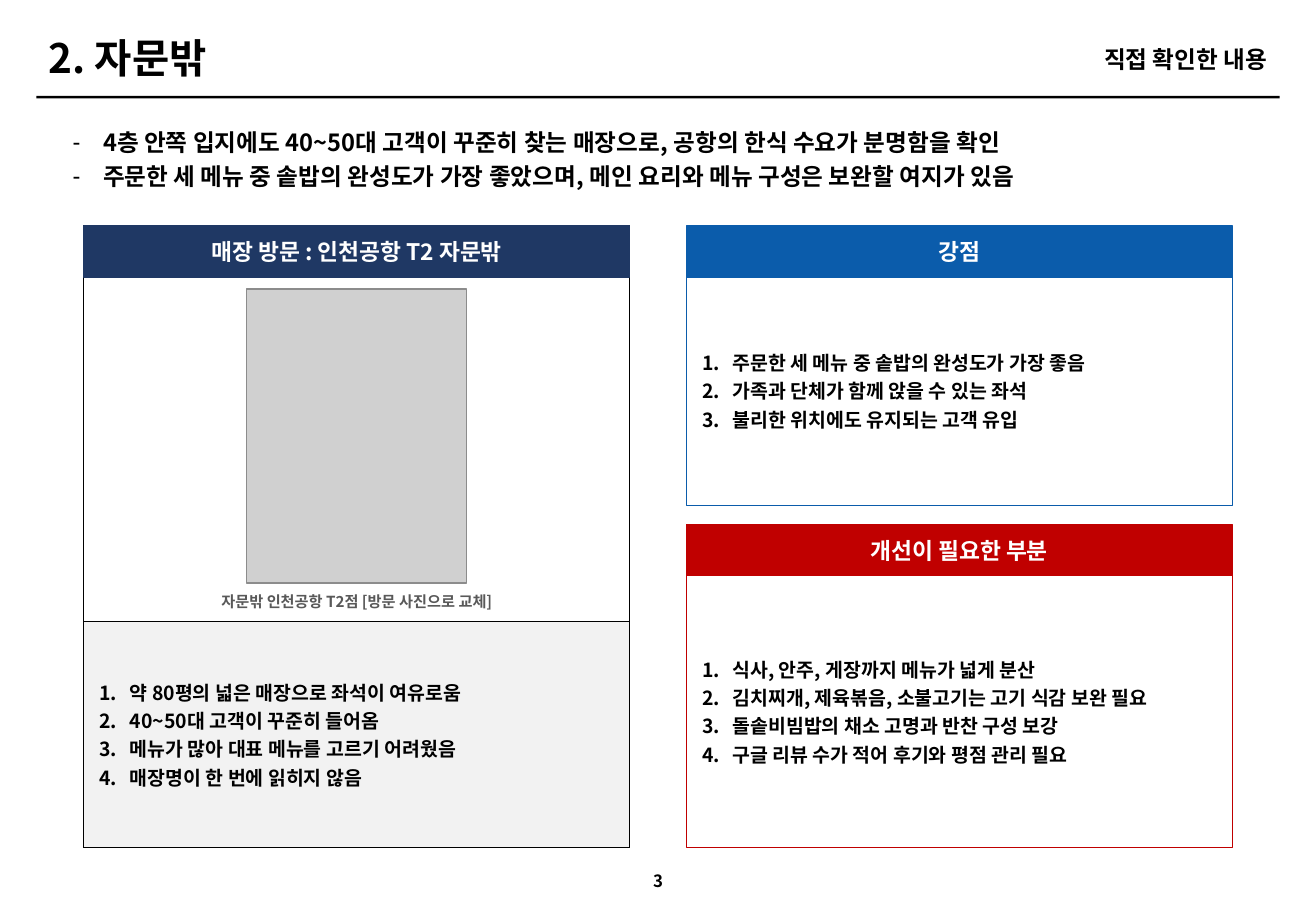
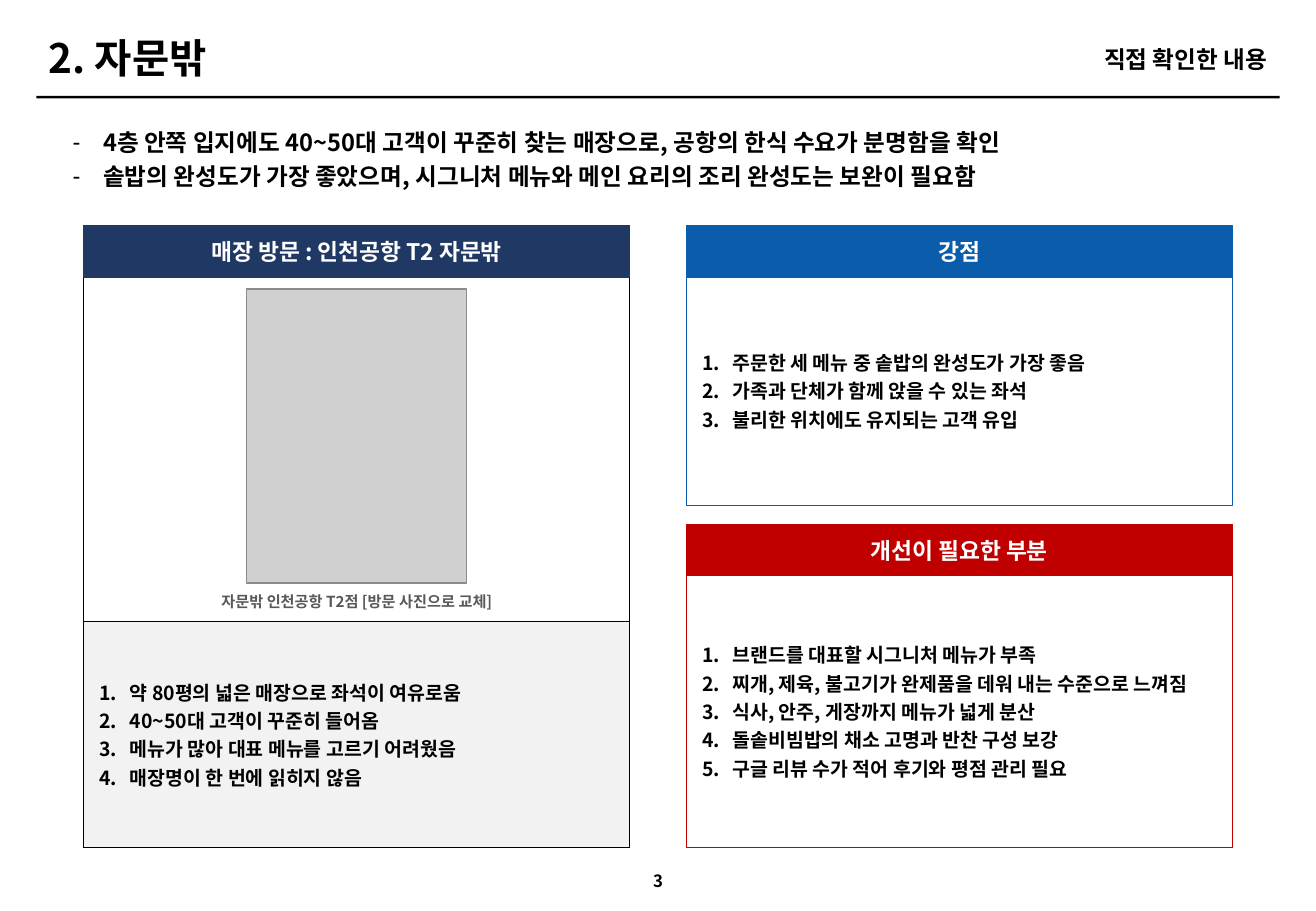
Before and after one commit to grandnim-wq/Claude, a slide deck: slide 3 of 아모제_3개브랜드_개선전략_최종.pptx. Drawn at 1316x911 pixels with LibreOffice and Linux fonts; fonts in the diff are those of the drawing; grey boxes stand for pictures. Boxes give left, top, right and bottom in pixels: in the first picture for what was removed or moved away, otherwise in the second. Text is boxed around its words. In the diff, an @@ line names an element or a change of style, - is before the commit and + after.

```diff
--- a/아모제_3개브랜드_개선전략_최종.pptx
+++ b/아모제_3개브랜드_개선전략_최종.pptx
@@ text at [103,165,976,190]: text changed @@
-– 주문한 세 메뉴 중 솥밥의 완성도가 가장 좋았으며, 메인 요리와 메뉴 구성은 보완할 여지가 있음
+– 솥밥의 완성도가 가장 좋았으며, 시그니처 메뉴와 메인 요리의 조리 완성도는 보완이 필요함
@@ text at [732,645,1188,695]: paragraphs added @@
+1. 브랜드를 대표할 시그니처 메뉴가 부족
+2. 찌개, 제육, 불고기가 완제품을 데워 내는 수준으로 느껴짐
@@ text at [732,688,1147,709]: paragraph removed @@
-2. 김치찌개, 제육볶음, 소불고기는 고기 식감 보완 필요
```
Also in this commit, not shown: 8 other slides changed, 10 slides added.
